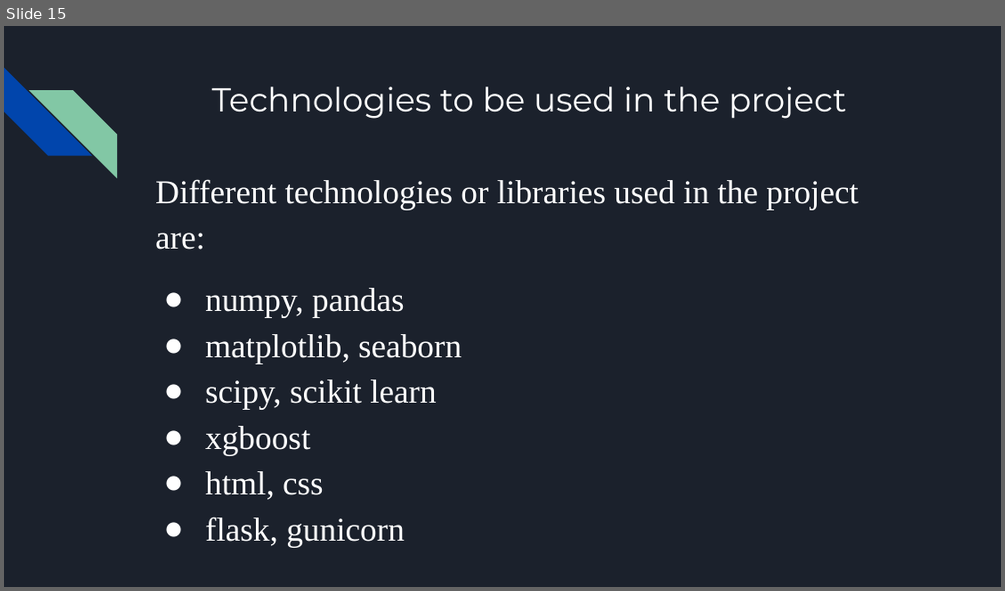
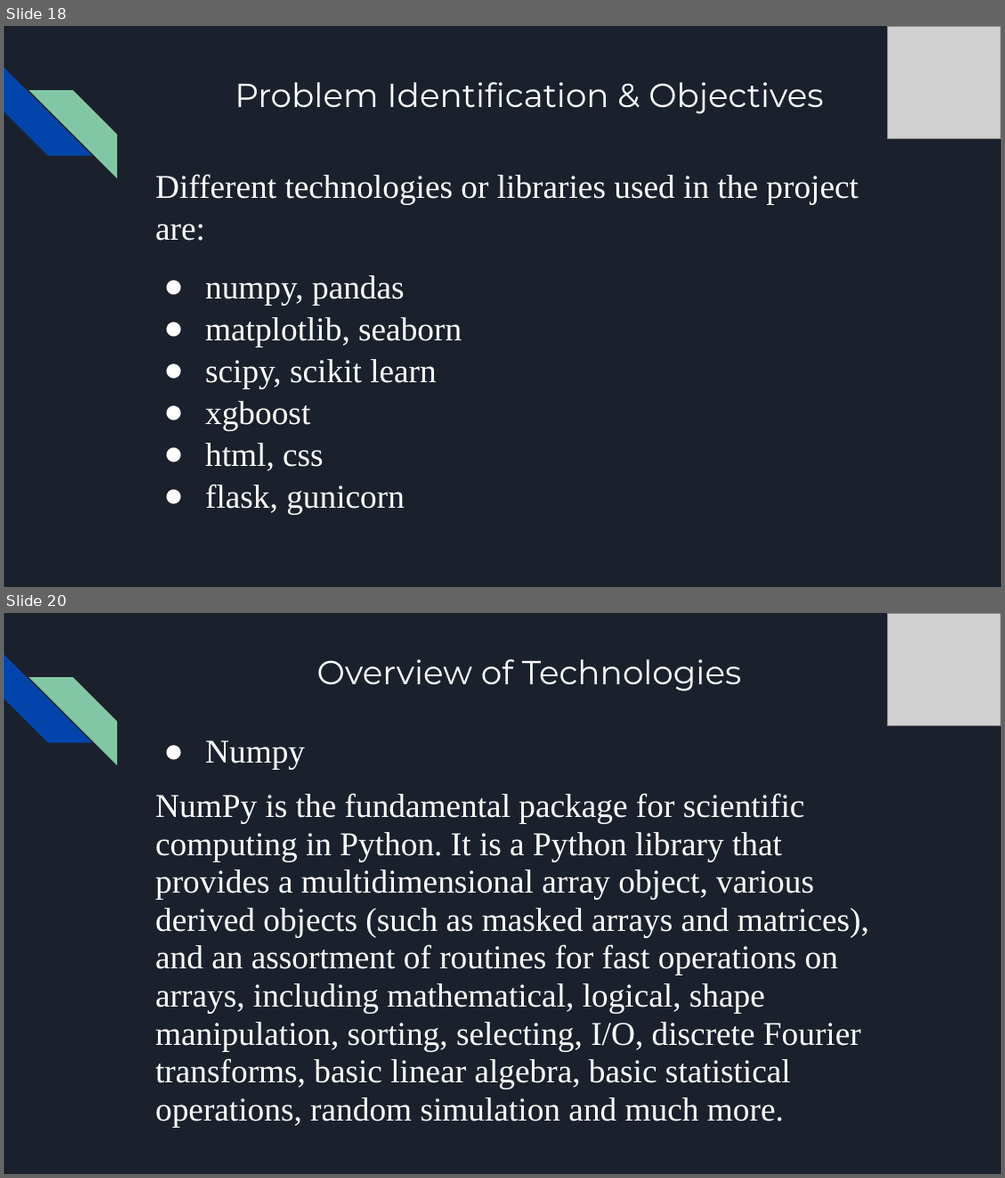
Before and after one commit to Rakesh-Naidu/Credit-card-approval-prediction, a slide deck: Credit Approval Prediction.pptx. Shown one above the other, each under a label of ours: slide 15 before the commit, slides 18 and 20 after it; the slides between them are not shown. The pictures are 1005x591 and 1005x1178 pixels, drawn with LibreOffice and Linux fonts; fonts in the diff are those of the drawing; grey boxes stand for pictures. Boxes give left, top, right and bottom in pixels: in the first picture for what was removed or moved away, otherwise in the second. Text is boxed around its words. In the diff, an @@ line names an element or a change of style, - is before the commit and + after.

```diff
--- a/Credit Approval Prediction.pptx
+++ b/Credit Approval Prediction.pptx
@@ slide 20 added at (4,613,1001,1174), background #1B212C; not listed: 2 template elements that a slide beside it also shows @@
@@ picture added at (887,613,1001,726) @@
@@ title added at (317,659,742,691), 24 pt, text #FFFFFF @@
+Overview of Technologies
@@ text added at (155,740,869,1127), 24 pt, text #FFFFFF @@
+● Numpy
+NumPy is the fundamental package for scientific computing in Python. It is a Python library that provides a multidimensional array object, various derived objects (such as masked arrays and matrices), and an assortment of routines for fast operations on arrays, including mathematical, logical, shape manipulation, sorting, selecting, I/O, discrete Fourier transforms, basic linear algebra, basic statistical operations, random simulation and much more.
@@ what was slide 15 is now slide 18 @@
@@ slide 18 changed as well @@
@@ picture added at (887,26,1001,139) @@
@@ title at (235,82,823,114): text changed @@
-Technologies to be used in the project
+Problem Identification & Objectives
@@ text "Different technologies or libraries used ..." at (155,174,858,514): line spacing 1.15 to 1.05 @@
```
Also in this commit, not shown: 13 other slides changed, 25 other slides added, 4 slides removed, 4 other files.
